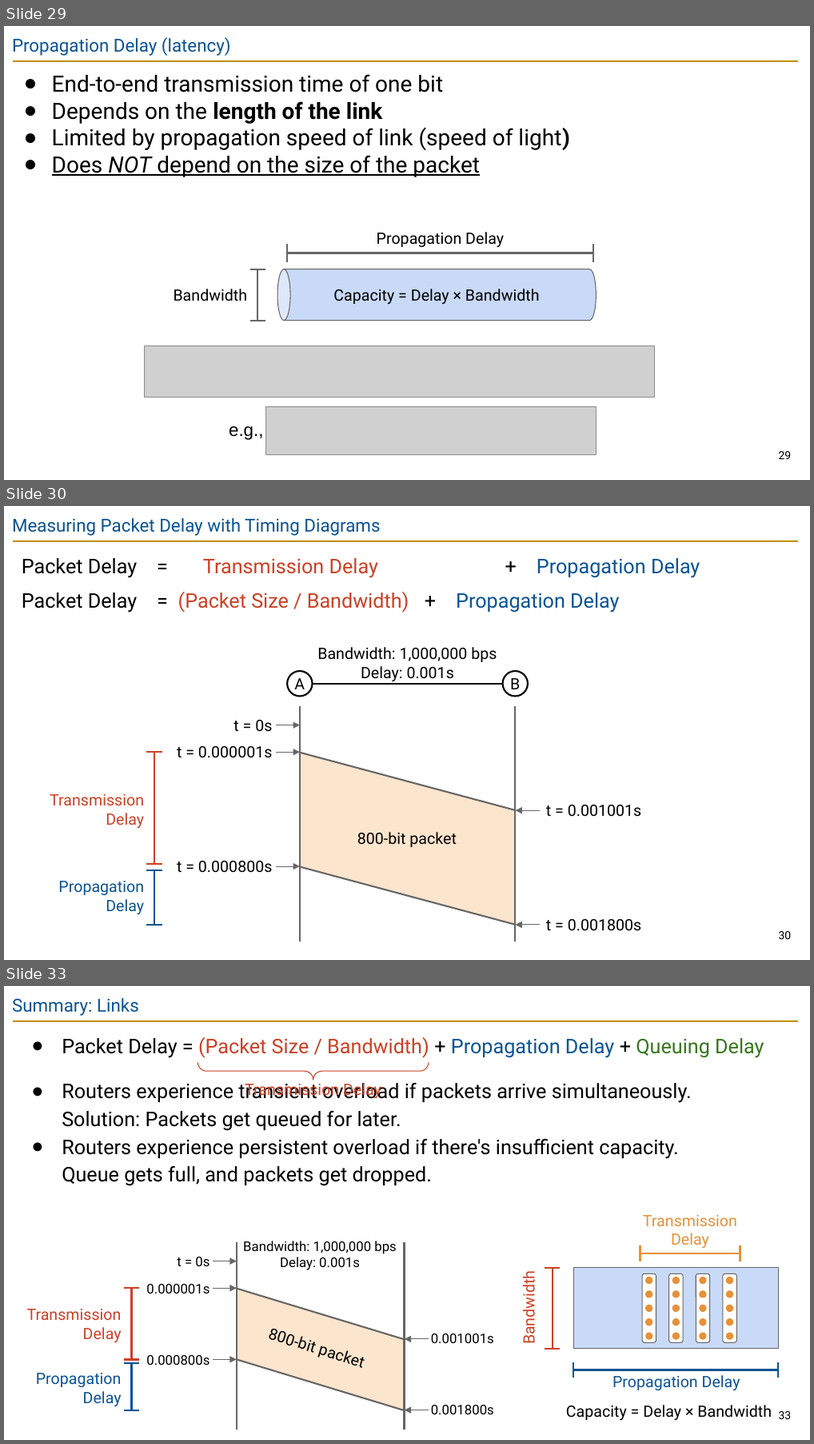
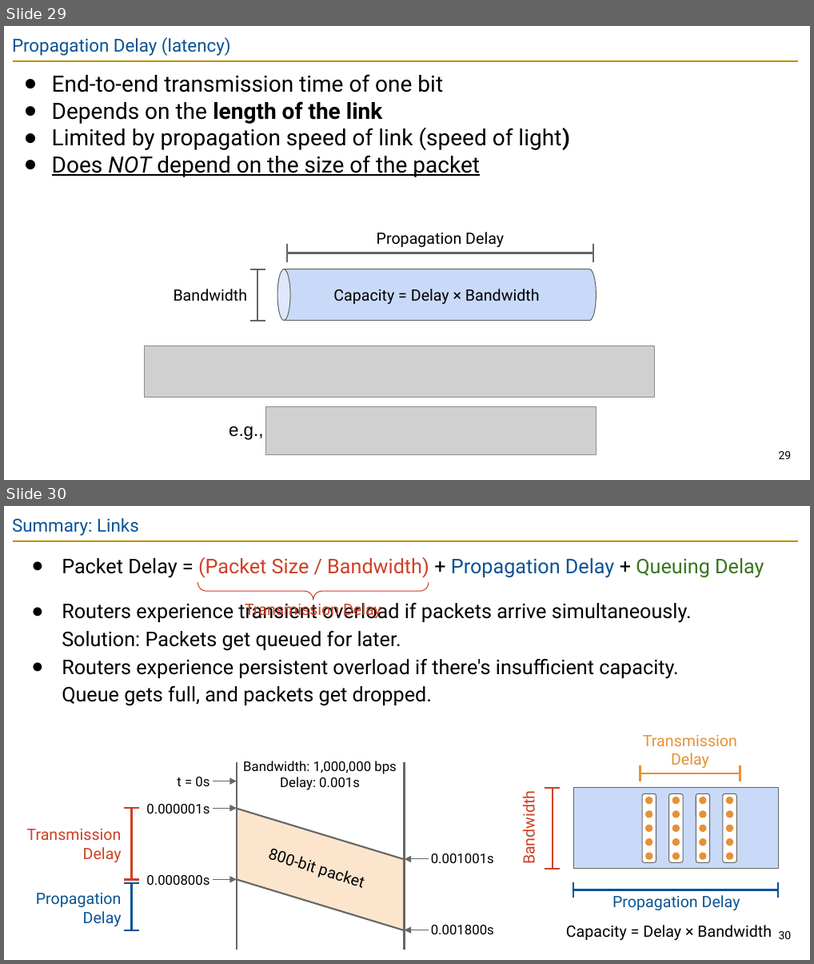
Before and after one commit to guhofstra/CSC175Sp26, a slide deck: PPTs/Lecture 3 - Links.pptx. Shown one above the other, each under a label of ours: slides 29, 30 and 33 before the commit, slides 29 and 30 after it; the slides between them are not shown. The pictures are 814x1444 and 814x964 pixels, drawn with LibreOffice and Linux fonts; fonts in the diff are those of the drawing; grey boxes stand for pictures. Boxes give left, top, right and bottom in pixels: in the first picture for what was removed or moved away, otherwise in the second. Text is boxed around its words. In the diff, an @@ line names an element or a change of style, - is before the commit and + after.

```diff
--- a/PPTs/Lecture 3 - Links.pptx
+++ b/PPTs/Lecture 3 - Links.pptx
@@ slide 30 removed at <box>4,506,810,960</box>, background #FFFFFF; not listed: 1 template element that a slide beside it also shows @@
@@ title removed at <box>12,518,380,536</box> @@
-Measuring Packet Delay with Timing Diagrams
@@ text removed at <box>22,558,700,612</box> @@
-Packet Delay = Transmission Delay + Propagation Delay
-Packet Delay = (Packet Size / Bandwidth) + Propagation Delay
@@ text removed at <box>318,647,497,682</box> @@
-Bandwidth: 1,000,000 bps
-Delay: 0.001s
@@ ellipse removed at <box>287,671,312,696</box> @@
-A
@@ ellipse removed at <box>503,671,528,696</box> @@
-B
@@ line removed from (313, 684) to (503, 684) @@
@@ text removed at <box>234,720,272,732</box> @@
-t = 0s
@@ line removed from (300, 706) to (300, 940) @@
@@ line removed from (515, 706) to (515, 940) @@
@@ arrow removed from (276, 725) to (300, 725) @@
@@ line removed from (146, 752) to (162, 752) @@
@@ line removed from (154, 864) to (154, 752) @@
@@ text removed at <box>177,746,272,758</box> @@
-t = 0.000001s
@@ arrow removed from (276, 752) to (300, 752) @@
@@ freeform shape removed at <box>300,752,515,924</box> @@
@@ line removed from (300, 752) to (515, 810) @@
@@ text removed at <box>50,794,144,828</box> @@
-Transmission Delay
@@ arrow removed from (539, 810) to (515, 810) @@
@@ text removed at <box>546,804,642,816</box> @@
-t = 0.001001s
@@ text removed at <box>358,832,457,847</box> @@
-800-bit packet
@@ line removed from (146, 864) to (162, 864) @@
@@ text removed at <box>177,860,272,872</box> @@
-t = 0.000800s
@@ text removed at <box>58,880,144,914</box> @@
-Propagation Delay
@@ line removed from (146, 870) to (162, 870) @@
@@ line removed from (154, 924) to (154, 870) @@
@@ arrow removed from (276, 867) to (300, 867) @@
@@ line removed from (300, 867) to (515, 924) @@
@@ line removed from (146, 924) to (162, 924) @@
@@ arrow removed from (539, 924) to (515, 924) @@
@@ text removed at <box>546,919,642,931</box> @@
-t = 0.001800s
@@ page number removed at <box>779,931,792,939</box> @@
-30
@@ what was slide 33 is now slide 30 @@
@@ page number at <box>779,931,792,939</box>: text changed @@
-33
+30
```
Also in this commit, not shown: 7 slides changed, 2 other slides removed, 4 other files.
